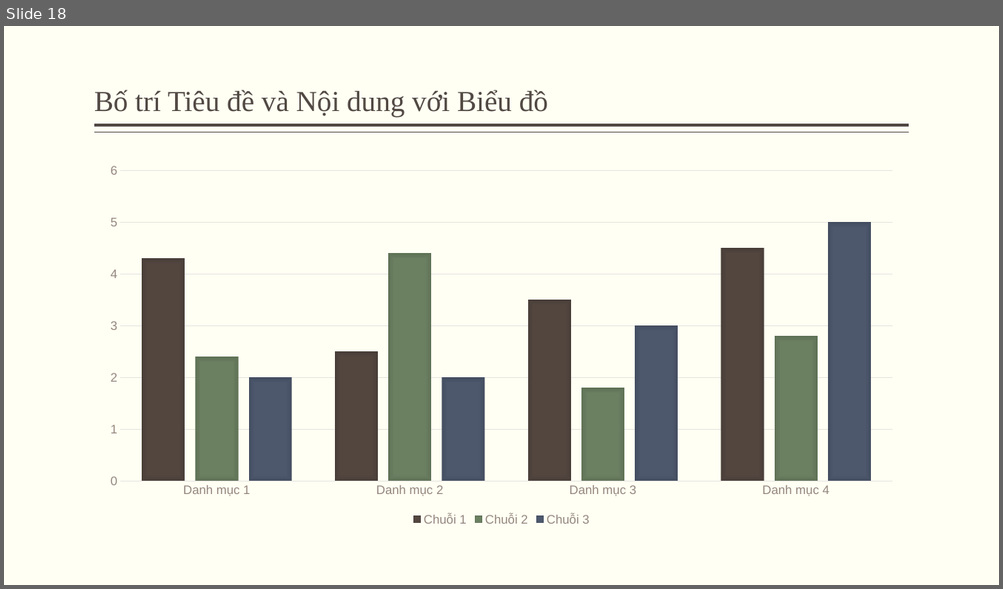
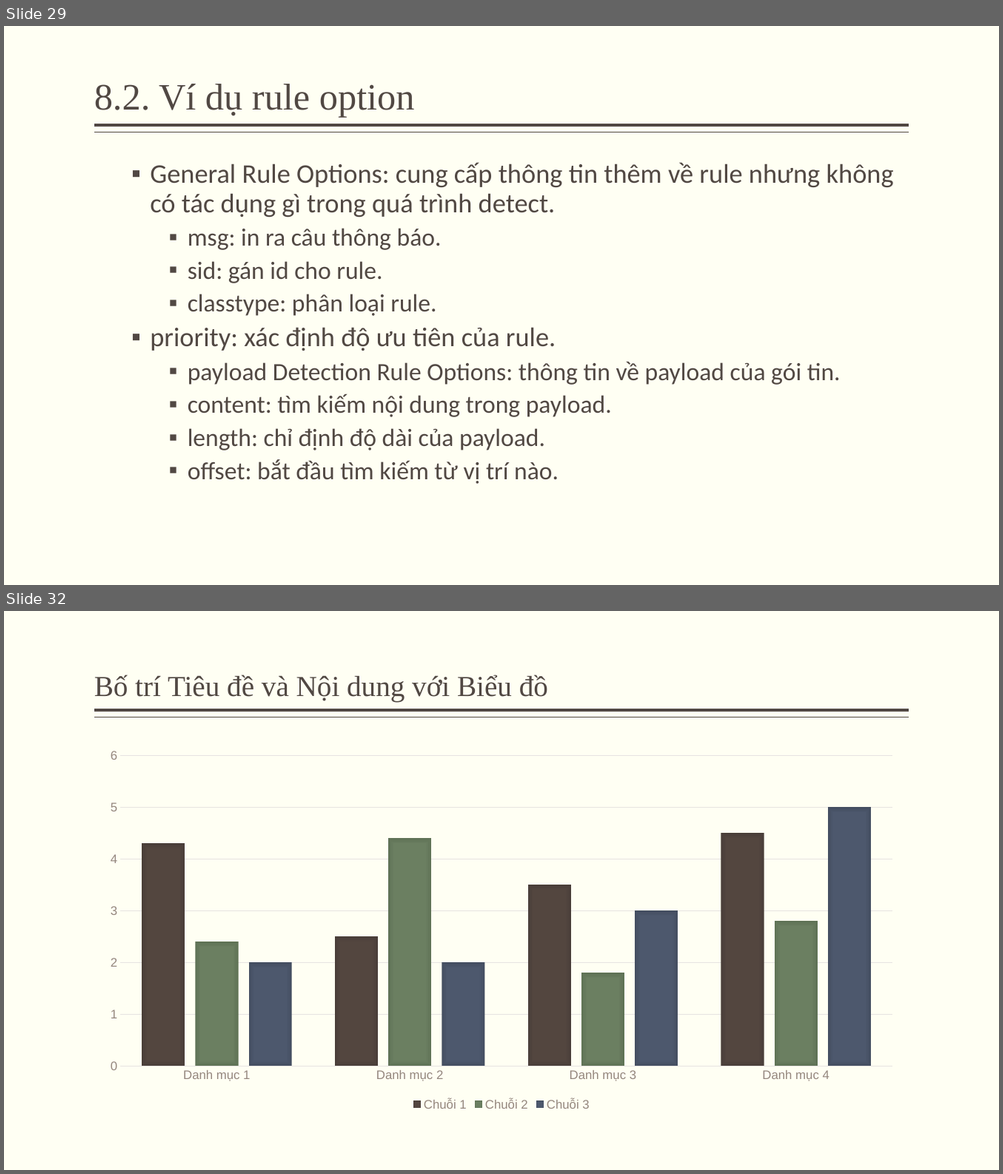
Before and after one commit to minhquan1418/do_an_ATMNC, a slide deck: silde.pptx. Shown one above the other, each under a label of ours: slide 18 before the commit, slides 29 and 32 after it; the slides between them are not shown. The pictures are 1003x589 and 1003x1174 pixels, drawn with LibreOffice and Linux fonts; fonts in the diff are those of the drawing. Boxes give left, top, right and bottom in pixels: in the first picture for what was removed or moved away, otherwise in the second. Text is boxed around its words. In the diff, an @@ line names an element or a change of style, - is before the commit and + after.

```diff
--- a/silde.pptx
+++ b/silde.pptx
@@ slide 29 added at [4,26,999,585], background #FFFFF3; not listed: 2 template elements that a slide beside it also shows @@
@@ title added at [94,84,415,117], 36 pt, text #514843 @@
+8.2. Ví dụ rule option
@@ text added at [150,162,893,484], 24 pt, text #514843 @@
+  ▪ General Rule Options: cung cấp thông tin thêm về rule nhưng không có tác dụng gì trong quá trình detect.
+    ▪ msg: in ra câu thông báo.
+    ▪ sid: gán id cho rule.
+    ▪ classtype: phân loại rule.
+  ▪ priority: xác định độ ưu tiên của rule.
+    ▪ payload Detection Rule Options: thông tin về payload của gói tin.
+    ▪ content: tìm kiếm nội dung trong payload.
+    ▪ length: chỉ định độ dài của payload.
+    ▪ offset: bắt đầu tìm kiếm từ vị trí nào.
@@ what was slide 18 is now slide 32 @@
```
Also in this commit, not shown: 3 slides changed, 17 other slides added, 4 slides removed, 1 other file.
